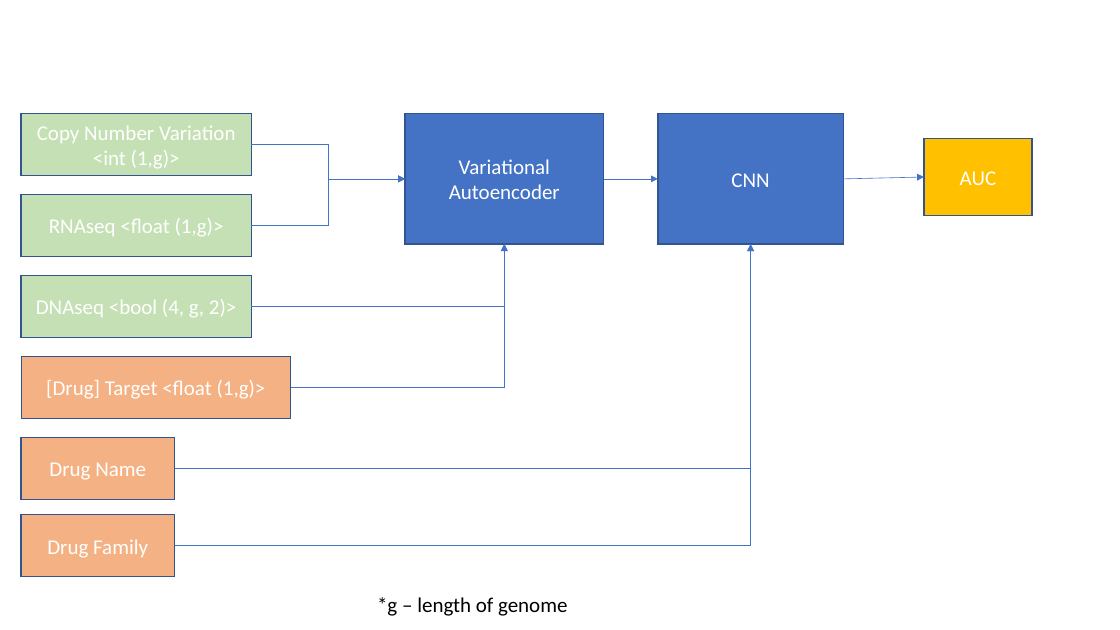
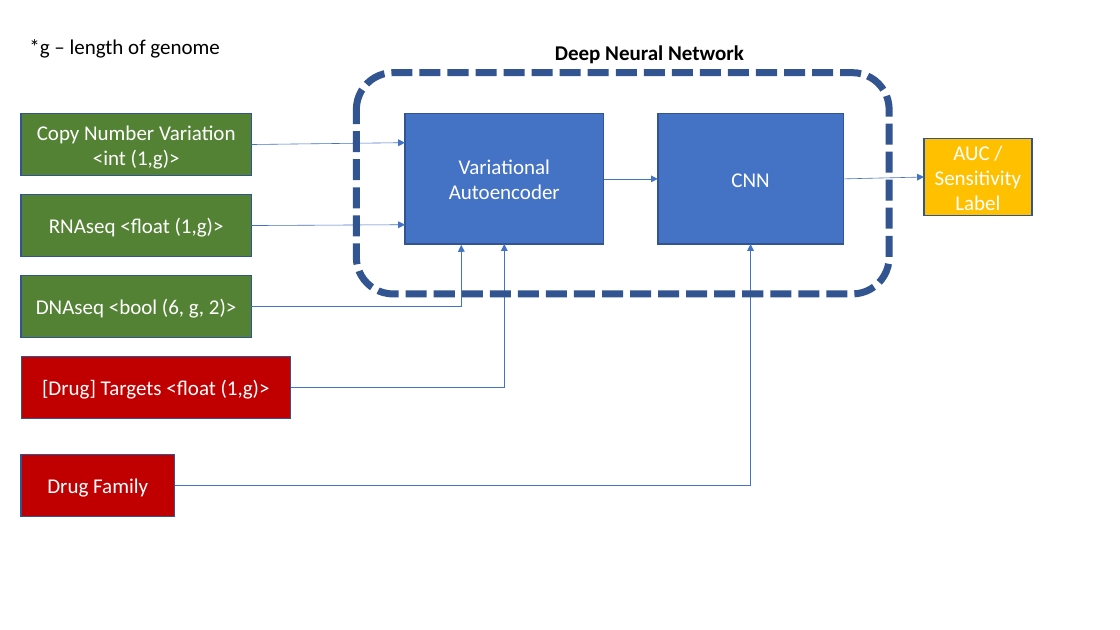
Before and after one commit to nathanieljevans/DEEP_DRUG_SH, a slide deck: slide 1 of docs/DNN_proposal_figures.pptx. Drawn at 1120x630 pixels with LibreOffice and Linux fonts; fonts in the diff are those of the drawing. Boxes give left, top, right and bottom in pixels: in the first picture for what was removed or moved away, otherwise in the second. Text is boxed around its words. In the diff, an @@ line names an element or a change of style, - is before the commit and + after.

```diff
--- a/docs/DNN_proposal_figures.pptx
+++ b/docs/DNN_proposal_figures.pptx
@@ text "*g – length of genome" moved from (x1=377, y1=597, x2=567, y2=616) to (x1=29, y1=39, x2=219, y2=58) @@
@@ text added at (x1=555, y1=45, x2=744, y2=64), 18 pt, text #000000, bold @@
+Deep Neural Network
@@ rounded rectangle added at (x1=356, y1=73, x2=889, y2=294), outline #325491 6 pt dashed @@
@@ elbow arrow removed from (251, 145) to (405, 179) @@
@@ arrow added from (251, 145) to (405, 143), #4472C4 0.5 pt @@
@@ text in rectangle at (x1=935, y1=146, x2=1022, y2=217): text changed @@
-AUC
+AUC / Sensitivity Label
@@ elbow arrow removed from (251, 226) to (405, 179) @@
@@ arrow added from (251, 226) to (405, 225), #4472C4 0.5 pt @@
@@ elbow arrow moved from (175, 546) - (751, 245) to (175, 486) - (751, 245) @@
@@ elbow arrow removed from (175, 469) to (751, 245) @@
@@ elbow arrow moved from (251, 307) - (504, 245) to (251, 307) - (461, 245) @@
@@ fill #C5E0B4 to #548235 in 3 elements at (x1=21, y1=113, x2=251, y2=175), (x1=21, y1=195, x2=251, y2=256), (x1=21, y1=276, x2=251, y2=337) @@
@@ text in rectangle at (x1=36, y1=299, x2=236, y2=318): text changed @@
-DNAseq <bool (4, g, 2)>
+DNAseq <bool (6, g, 2)>
@@ rectangle "[Drug] Targets <float (1,g)>" at (x1=21, y1=357, x2=291, y2=418): fill #F4B183 to #C00000 @@
@@ text in rectangle at (x1=42, y1=379, x2=270, y2=399): text changed @@
-[Drug] Target <float (1,g)>
+[Drug] Targets <float (1,g)>
@@ rectangle removed at (x1=21, y1=438, x2=175, y2=499) @@
-Drug Name
@@ rectangle "Drug Family" moved from (x1=21, y1=515, x2=175, y2=576) to (x1=21, y1=455, x2=175, y2=516) @@
@@ rectangle "Drug Family" at (x1=21, y1=455, x2=175, y2=516): fill #F4B183 to #C00000 @@
```
Also in this commit, not shown: 12 other files.
